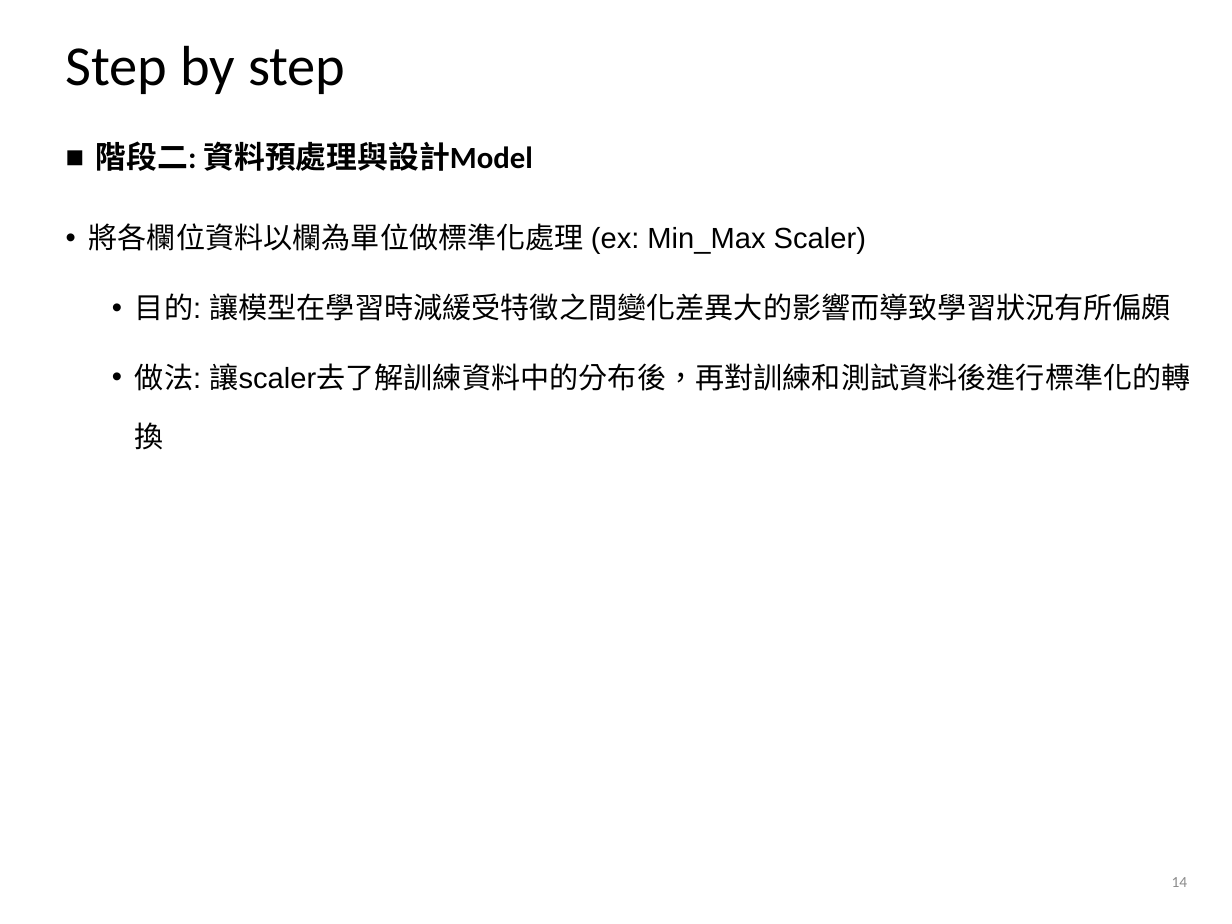
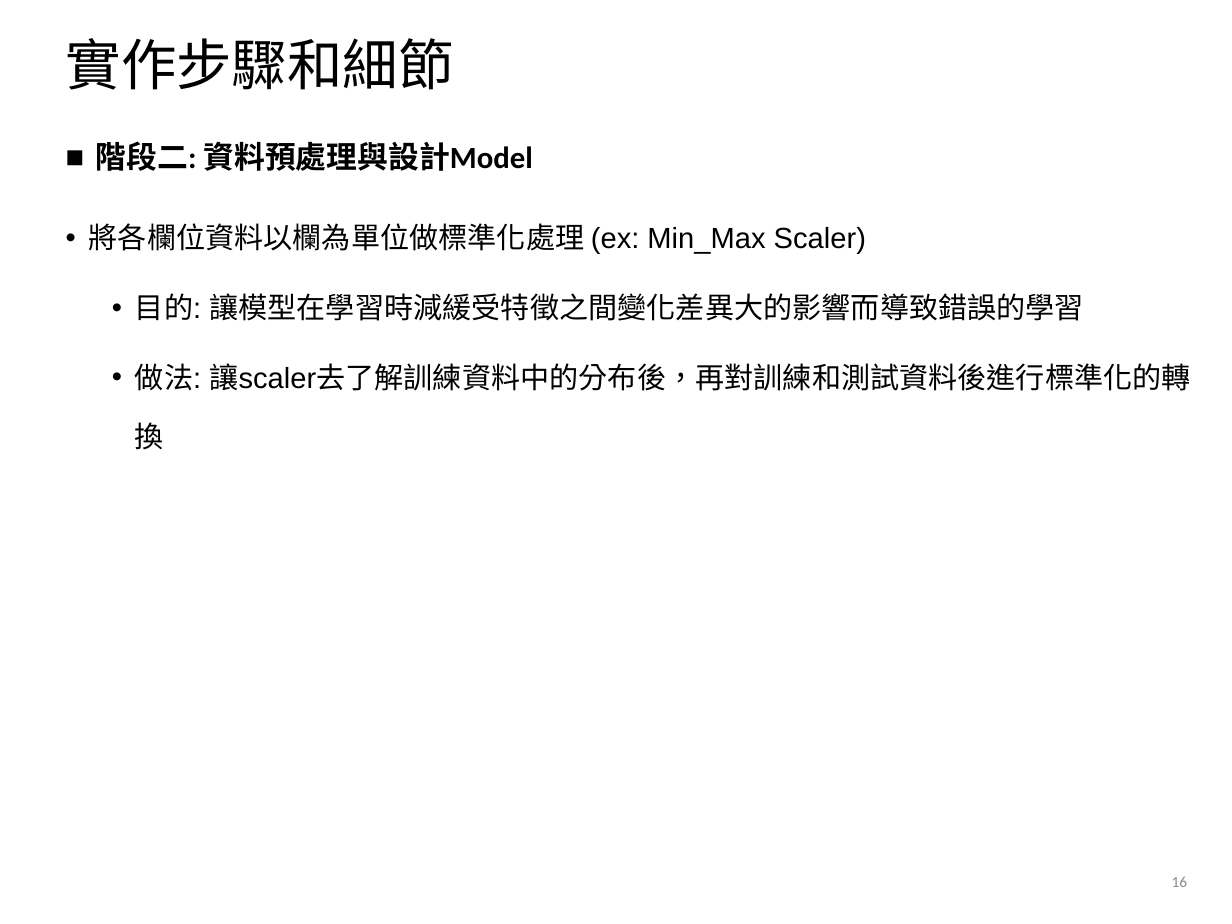
Before and after one commit to alvinyee860120/AIOps-anomaly-detection, a slide deck: slide 16 of AIOps結案報告.pptx (slide 14 before the commit). Drawn at 1232x924 pixels with LibreOffice and Linux fonts; fonts in the diff are those of the drawing; background and template pictures are left out. Boxes give left, top, right and bottom in pixels: in the first picture for what was removed or moved away, otherwise in the second. Text is boxed around its words. In the diff, an @@ line names an element or a change of style, - is before the commit and + after.

```diff
--- a/AIOps結案報告.pptx
+++ b/AIOps結案報告.pptx
@@ title at [66,38,454,90]: text changed; size 33 to 32.4 pt @@
-Step by step
+實作步驟和細節
@@ text at [135,293,1084,321]: text changed @@
-  • 目的: 讓模型在學習時減緩受特徵之間變化差異大的影響而導致學習狀況有所偏頗
+  • 目的: 讓模型在學習時減緩受特徵之間變化差異大的影響而導致錯誤的學習
@@ page number at [1172,876,1188,887]: text changed @@
-14
+16
```
Also in this commit, not shown: 25 other slides changed, 14 slides added, 12 slides removed.
